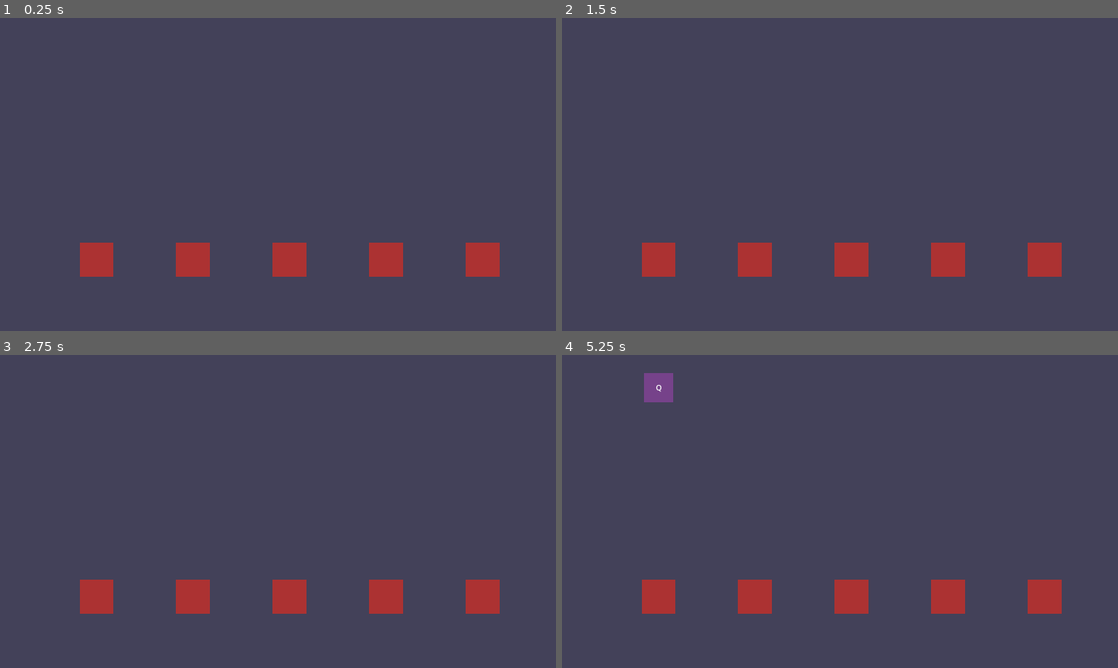
Above: before the commit, frames 1-4 (two rows, left to right).
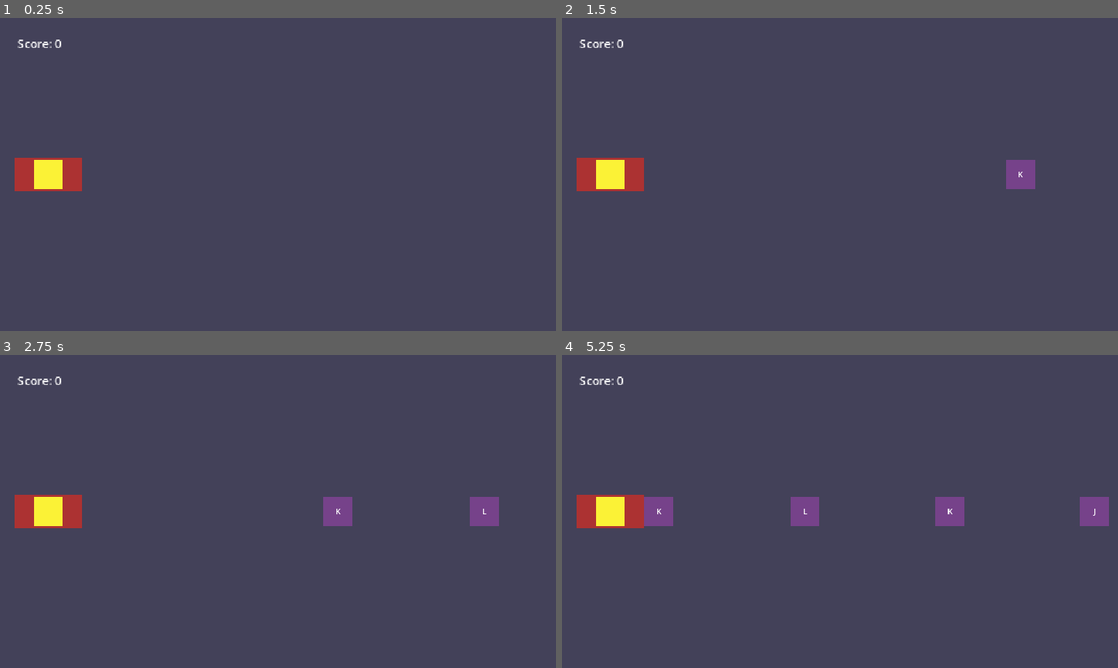
Above: after the commit, the same moments.

Repository: Yuri-amaralsantos/gameRitmo
Game: Godot game, scene res://Scenes/scene_test/scene_test.tscn
Two runs of this game, one before a commit and one after it. Both use one fixed random seed, a clock stepped at 60 frames per second and the inputs below.
Inputs:
- Up to frame 1 (0.25 s): no input
- Up to frame 2 (1.5 s): tap Enter at 0.5 s
- Up to frame 3 (2.75 s): no input
- Up to frame 4 (5.25 s): no input

The runs differ from the first frame. In frame 1, 4.7% of the frame differs, in the area x 2-90%, y 6-83%; in frame 2, 5.2%; in frame 3, 5.7%; in frame 4, 7.2%, in the area x 2-99%, y 5-83%.

Commit message:
nsei

Diff:
--- a/Autoloads/game_manager.gd
+++ b/Autoloads/game_manager.gd
@@ -1,6 +1,3 @@
 extends Node
 
-var note_fall_speed = 120
-
-func note_on_area(area_number: int) -> void:
-	pass
+var note_speed = 200
--- a/Autoloads/score_manager.gd
+++ b/Autoloads/score_manager.gd
@@ -1,11 +1,9 @@
 extends Node
 
+enum NOTE_SCORE {SOON = 2, PERFECT = 5, LATE = 1}
 
-# Called when the node enters the scene tree for the first time.
-func _ready() -> void:
-	pass # Replace with function body.
+var current_score: int = 0
+var score_holder: int = 0
 
-
-# Called every frame. 'delta' is the elapsed time since the previous frame.
-func _process(delta: float) -> void:
-	pass
+func add_score() -> void:
+	current_score += score_holder
--- a/Scenes/note/note.gd
+++ b/Scenes/note/note.gd
@@ -3,4 +3,4 @@
 class_name Note
 
 func _process(delta: float) -> void:
-	position.y += GameManager.note_fall_speed * delta
+	position.x -= GameManager.note_speed * delta
--- a/Scenes/note/note.tscn
+++ b/Scenes/note/note.tscn
@@ -6,7 +6,7 @@
 [sub_resource type="RectangleShape2D" id="RectangleShape2D_ocvah"]
 size = Vector2(60, 60)
 
-[node name="Note" type="Area2D" groups=["note"]]
+[node name="Note" type="Area2D"]
 script = ExtResource("1_xgowx")
 
 [node name="Note" type="Sprite2D" parent="."]
--- a/Scenes/note/note_1.tscn
+++ b/Scenes/note/note_1.tscn
@@ -2,7 +2,7 @@
 
 [ext_resource type="PackedScene" uid="uid://xdv0ws6i2gxw" path="res://Scenes/note/note.tscn" id="1_5arln"]
 
-[node name="Note1" instance=ExtResource("1_5arln")]
+[node name="Note1" groups=["note1"] instance=ExtResource("1_5arln")]
 
-[node name="Label" parent="." index="2"]
-text = "Q"
+[node name="Label" parent="." index="2" groups=["note1"]]
+text = "H"
--- a/Scenes/note/note_2.tscn
+++ b/Scenes/note/note_2.tscn
@@ -2,7 +2,7 @@
 
 [ext_resource type="PackedScene" uid="uid://xdv0ws6i2gxw" path="res://Scenes/note/note.tscn" id="1_rufc6"]
 
-[node name="Note2" instance=ExtResource("1_rufc6")]
+[node name="Note2" groups=["note2"] instance=ExtResource("1_rufc6")]
 
-[node name="Label" parent="." index="2"]
-text = "W"
+[node name="Label" parent="." index="2" groups=["note2"]]
+text = "J"
--- a/Scenes/note/note_3.tscn
+++ b/Scenes/note/note_3.tscn
@@ -2,7 +2,7 @@
 
 [ext_resource type="PackedScene" uid="uid://xdv0ws6i2gxw" path="res://Scenes/note/note.tscn" id="1_kefb3"]
 
-[node name="Note3" instance=ExtResource("1_kefb3")]
+[node name="Note3" groups=["note3"] instance=ExtResource("1_kefb3")]
 
-[node name="Label" parent="." index="2"]
-text = "E"
+[node name="Label" parent="." index="2" groups=["note3"]]
+text = "K"
--- a/Scenes/note/note_4.tscn
+++ b/Scenes/note/note_4.tscn
@@ -2,7 +2,7 @@
 
 [ext_resource type="PackedScene" uid="uid://xdv0ws6i2gxw" path="res://Scenes/note/note.tscn" id="1_b0ixx"]
 
-[node name="Note4" instance=ExtResource("1_b0ixx")]
+[node name="Note4" groups=["note4"] instance=ExtResource("1_b0ixx")]
 
-[node name="Label" parent="." index="2"]
-text = "R"
+[node name="Label" parent="." index="2" groups=["note4"]]
+text = "L"
--- a/Scenes/note/note_5.tscn
+++ /dev/null
@@ -1,8 +0,0 @@
-[gd_scene load_steps=2 format=3 uid="uid://3xlvrh6ahrc3"]
-
-[ext_resource type="PackedScene" uid="uid://xdv0ws6i2gxw" path="res://Scenes/note/note.tscn" id="1_teumf"]
-
-[node name="Note5" instance=ExtResource("1_teumf")]
-
-[node name="Label" parent="." index="2"]
-text = "T"
--- a/Scenes/note_area/note_area.gd
+++ b/Scenes/note_area/note_area.gd
@@ -1,7 +1,12 @@
 extends Area2D
 
-@export var area_number: int
+@onready var collision_soon: Area2D = $CollisionSoon
+@onready var collision_perfect: Area2D = $CollisionPerfect
+@onready var collision_late: Area2D = $CollisionLate
 
+enum AREA_NUMBER {NOTE1 = 1, NOTE2 = 2, NOTE3 = 3, NOTE4 = 4}
+
+var stored_area_number: int = 0
 var is_on_area: bool = false
 var stored_area: Area2D
 
@@ -9,16 +14,42 @@
 	on_key_pressed()
 
 func on_key_pressed() -> void:
-	if is_on_area and Input.is_action_just_pressed("KeyNote%s" % area_number):
+	if is_on_area and Input.is_action_just_pressed("KeyNote%s" % stored_area_number):
 		if stored_area != null:
-			stored_area.queue_free()
+			add_score()
+
+func add_score() -> void:
+	ScoreManager.add_score()
+	stored_area.queue_free()
+
+func checks_what_note_is(area: Area2D) -> void:
+	if area.is_in_group("note1"):
+		stored_area_number = AREA_NUMBER.NOTE1
+		stored_area = area
+	elif area.is_in_group("note2"):
+		stored_area_number = AREA_NUMBER.NOTE2
+		stored_area = area
+	elif area.is_in_group("note3"):
+		stored_area_number = AREA_NUMBER.NOTE3
+		stored_area = area
+	elif area.is_in_group("note4"):
+		stored_area_number = AREA_NUMBER.NOTE4
+		stored_area = area
+
+func _on_collision_soon_area_entered(area: Area2D) -> void:
+	checks_what_note_is(area)
+	ScoreManager.score_holder = ScoreManager.NOTE_SCORE.SOON
+
+func _on_collision_perfect_area_entered(area: Area2D) -> void:
+	ScoreManager.score_holder = ScoreManager.NOTE_SCORE.PERFECT
+
+func _on_collision_late_area_entered(area: Area2D) -> void:
+	ScoreManager.score_holder = ScoreManager.NOTE_SCORE.LATE
+
+func _on_area_exited(area: Area2D) -> void:
+	stored_area_number = 0
+	is_on_area = false
+	stored_area = null
 
 func _on_area_entered(area: Area2D) -> void:
-	if area.is_in_group("note"):
-		is_on_area = true
-		stored_area = area
-
-func _on_area_exited(area: Area2D) -> void:
-	if area.is_in_group("note"):
-		is_on_area = false
-		stored_area = null
+	is_on_area = true
--- a/Scenes/note_area/note_area.tscn
+++ b/Scenes/note_area/note_area.tscn
@@ -1,19 +1,46 @@
-[gd_scene load_steps=4 format=3 uid="uid://b572r5ogjp4eh"]
+[gd_scene load_steps=6 format=3 uid="uid://b572r5ogjp4eh"]
 
 [ext_resource type="Script" path="res://Scenes/note_area/note_area.gd" id="1_r0v7h"]
 [ext_resource type="Texture2D" uid="uid://dryd03p3qd110" path="res://Assets/note_container/note_contaiter_temp.png" id="1_vn4qp"]
+[ext_resource type="Texture2D" uid="uid://cwi6o688ucrpd" path="res://Assets/note_container/note_contaiter_middle_temp.png" id="3_m6d51"]
+
+[sub_resource type="RectangleShape2D" id="RectangleShape2D_mnjld"]
+size = Vector2(140, 70)
 
 [sub_resource type="RectangleShape2D" id="RectangleShape2D_lripu"]
-size = Vector2(70, 50)
+size = Vector2(1, 70)
 
 [node name="NoteArea" type="Area2D"]
 script = ExtResource("1_r0v7h")
 
+[node name="CollisionShape2D" type="CollisionShape2D" parent="."]
+shape = SubResource("RectangleShape2D_mnjld")
+
 [node name="Sprite2D" type="Sprite2D" parent="."]
 texture = ExtResource("1_vn4qp")
 
-[node name="CollisionShape2D" type="CollisionShape2D" parent="."]
+[node name="Middle" type="Sprite2D" parent="Sprite2D"]
+texture = ExtResource("3_m6d51")
+
+[node name="CollisionSoon" type="Area2D" parent="."]
+position = Vector2(70, 0)
+
+[node name="CollisionSoon" type="CollisionShape2D" parent="CollisionSoon"]
+shape = SubResource("RectangleShape2D_lripu")
+
+[node name="CollisionPerfect" type="Area2D" parent="."]
+
+[node name="CollisionPerfect" type="CollisionShape2D" parent="CollisionPerfect"]
+shape = SubResource("RectangleShape2D_lripu")
+
+[node name="CollisionLate" type="Area2D" parent="."]
+position = Vector2(-70, 0)
+
+[node name="CollisionLate" type="CollisionShape2D" parent="CollisionLate"]
 shape = SubResource("RectangleShape2D_lripu")
 
 [connection signal="area_entered" from="." to="." method="_on_area_entered"]
 [connection signal="area_exited" from="." to="." method="_on_area_exited"]
+[connection signal="area_entered" from="CollisionSoon" to="." method="_on_collision_soon_area_entered"]
+[connection signal="area_entered" from="CollisionPerfect" to="." method="_on_collision_perfect_area_entered"]
+[connection signal="area_entered" from="CollisionLate" to="." method="_on_collision_late_area_entered"]
--- a/Scenes/note_area/note_area_1.tscn
+++ /dev/null
@@ -1,6 +0,0 @@
-[gd_scene load_steps=2 format=3 uid="uid://cyl0odtldacyn"]
-
-[ext_resource type="PackedScene" uid="uid://b572r5ogjp4eh" path="res://Scenes/note_area/note_area.tscn" id="1_2x0qx"]
-
-[node name="NoteArea1" instance=ExtResource("1_2x0qx")]
-area_number = 1
--- a/Scenes/note_area/note_area_2.tscn
+++ /dev/null
@@ -1,6 +0,0 @@
-[gd_scene load_steps=2 format=3 uid="uid://thyr50aoakkw"]
-
-[ext_resource type="PackedScene" uid="uid://b572r5ogjp4eh" path="res://Scenes/note_area/note_area.tscn" id="1_3tt41"]
-
-[node name="NoteArea2" instance=ExtResource("1_3tt41")]
-area_number = 2
--- a/Scenes/note_area/note_area_3.tscn
+++ /dev/null
@@ -1,6 +0,0 @@
-[gd_scene load_steps=2 format=3 uid="uid://cwv8ovfgxrrla"]
-
-[ext_resource type="PackedScene" uid="uid://b572r5ogjp4eh" path="res://Scenes/note_area/note_area.tscn" id="1_b252p"]
-
-[node name="NoteArea3" instance=ExtResource("1_b252p")]
-area_number = 3
--- a/Scenes/note_area/note_area_4.tscn
+++ /dev/null
@@ -1,6 +0,0 @@
-[gd_scene load_steps=2 format=3 uid="uid://duuiglsbmiskm"]
-
-[ext_resource type="PackedScene" uid="uid://b572r5ogjp4eh" path="res://Scenes/note_area/note_area.tscn" id="1_evocb"]
-
-[node name="NoteArea4" instance=ExtResource("1_evocb")]
-area_number = 4
--- a/Scenes/note_area/note_area_5.tscn
+++ /dev/null
@@ -1,6 +0,0 @@
-[gd_scene load_steps=2 format=3 uid="uid://chkwuc7iw28gx"]
-
-[ext_resource type="PackedScene" uid="uid://b572r5ogjp4eh" path="res://Scenes/note_area/note_area.tscn" id="1_f4d4i"]
-
-[node name="NoteArea5" instance=ExtResource("1_f4d4i")]
-area_number = 5
--- a/Scenes/scene_test/scene_test.gd
+++ b/Scenes/scene_test/scene_test.gd
@@ -4,47 +4,24 @@
 const NOTE_2: PackedScene = preload("res://Scenes/note/note_2.tscn")
 const NOTE_3: PackedScene = preload("res://Scenes/note/note_3.tscn")
 const NOTE_4: PackedScene = preload("res://Scenes/note/note_4.tscn")
-const NOTE_5: PackedScene = preload("res://Scenes/note/note_5.tscn")
-
-@onready var marker_note_area_1: Marker2D = $NoteSpawnerContainer/MarkerNoteArea1
-@onready var marker_note_area_2: Marker2D = $NoteSpawnerContainer/MarkerNoteArea2
-@onready var marker_note_area_3: Marker2D = $NoteSpawnerContainer/MarkerNoteArea3
-@onready var marker_note_area_4: Marker2D = $NoteSpawnerContainer/MarkerNoteArea4
-@onready var marker_note_area_5: Marker2D = $NoteSpawnerContainer/MarkerNoteArea5
-
-@onready var timer_note_1: Timer = $TimerContainer/TimerNote1
-@onready var timer_note_2: Timer = $TimerContainer/TimerNote2
-@onready var timer_note_3: Timer = $TimerContainer/TimerNote3
-@onready var timer_note_4: Timer = $TimerContainer/TimerNote4
-@onready var timer_note_5: Timer = $TimerContainer/TimerNote5
+@onready var notes = [NOTE_1, NOTE_2, NOTE_3, NOTE_4]
 
 @onready var note_container: Node2D = $NoteContainer
+@onready var marker_note_area: Marker2D = $MarkerNoteArea
+@onready var timer_note: Timer = $TimerNote
 
 
 func _ready() -> void:
-	pass # Replace with function body.
+	instantiate_new_note(notes.pick_random())
 
 func _process(delta: float) -> void:
 	pass
 
 
-func instantiate_new_note(pos: Vector2, note: PackedScene) -> void:
+func instantiate_new_note(note: PackedScene) -> void:
 	var new_note: Note = note.instantiate()
-	new_note.position = pos
+	new_note.position = marker_note_area.position
 	note_container.add_child(new_note)
 
-
-func _on_timer_note_1_timeout() -> void:
-	instantiate_new_note(marker_note_area_1.position, NOTE_1)
-
-func _on_timer_note_2_timeout() -> void:
-	instantiate_new_note(marker_note_area_2.position, NOTE_2)
-
-func _on_timer_note_3_timeout() -> void:
-	instantiate_new_note(marker_note_area_3.position, NOTE_3)
-
-func _on_timer_note_4_timeout() -> void:
-	instantiate_new_note(marker_note_area_4.position, NOTE_4)
-
-func _on_timer_note_5_timeout() -> void:
-	instantiate_new_note(marker_note_area_5.position, NOTE_5)
+func _on_timer_note_timeout() -> void:
+	instantiate_new_note(notes.pick_random())
--- a/Scenes/scene_test/scene_test.tscn
+++ b/Scenes/scene_test/scene_test.tscn
@@ -1,12 +1,9 @@
-[gd_scene load_steps=8 format=3 uid="uid://b2nnqlso52w8i"]
+[gd_scene load_steps=5 format=3 uid="uid://b2nnqlso52w8i"]
 
 [ext_resource type="Texture2D" uid="uid://dlh8e7ojcbm1m" path="res://Assets/Background/sprite.jpg" id="1_6824p"]
 [ext_resource type="Script" path="res://Scenes/scene_test/scene_test.gd" id="1_hu4i4"]
-[ext_resource type="PackedScene" uid="uid://cyl0odtldacyn" path="res://Scenes/note_area/note_area_1.tscn" id="3_y0nss"]
-[ext_resource type="PackedScene" uid="uid://thyr50aoakkw" path="res://Scenes/note_area/note_area_2.tscn" id="4_0ycp4"]
-[ext_resource type="PackedScene" uid="uid://cwv8ovfgxrrla" path="res://Scenes/note_area/note_area_3.tscn" id="5_vdb0a"]
-[ext_resource type="PackedScene" uid="uid://duuiglsbmiskm" path="res://Scenes/note_area/note_area_4.tscn" id="6_ikuik"]
-[ext_resource type="PackedScene" uid="uid://chkwuc7iw28gx" path="res://Scenes/note_area/note_area_5.tscn" id="7_62hwe"]
+[ext_resource type="PackedScene" uid="uid://b572r5ogjp4eh" path="res://Scenes/note_area/note_area.tscn" id="3_m5afr"]
+[ext_resource type="PackedScene" uid="uid://bx4d6qgheb0w3" path="res://Scenes/score/score.tscn" id="4_eh1wr"]
 
 [node name="SceneTest" type="Node2D"]
 script = ExtResource("1_hu4i4")
@@ -16,66 +13,18 @@
 texture = ExtResource("1_6824p")
 centered = false
 
-[node name="NoteAreaContainer" type="Node2D" parent="."]
+[node name="NoteArea" parent="." instance=ExtResource("3_m5afr")]
+position = Vector2(100, 324)
 
-[node name="NoteArea1" parent="NoteAreaContainer" instance=ExtResource("3_y0nss")]
-position = Vector2(200, 500)
+[node name="MarkerNoteArea" type="Marker2D" parent="."]
+position = Vector2(1250, 324)
 
-[node name="NoteArea2" parent="NoteAreaContainer" instance=ExtResource("4_0ycp4")]
-position = Vector2(400, 500)
-
-[node name="NoteArea3" parent="NoteAreaContainer" instance=ExtResource("5_vdb0a")]
-position = Vector2(600, 500)
-
-[node name="NoteArea4" parent="NoteAreaContainer" instance=ExtResource("6_ikuik")]
-position = Vector2(800, 500)
-
-[node name="NoteArea5" parent="NoteAreaContainer" instance=ExtResource("7_62hwe")]
-position = Vector2(1000, 500)
-
-[node name="NoteSpawnerContainer" type="Node2D" parent="."]
-
-[node name="MarkerNoteArea1" type="Marker2D" parent="NoteSpawnerContainer"]
-position = Vector2(200, -80)
-
-[node name="MarkerNoteArea2" type="Marker2D" parent="NoteSpawnerContainer"]
-position = Vector2(400, -80)
-
-[node name="MarkerNoteArea3" type="Marker2D" parent="NoteSpawnerContainer"]
-position = Vector2(600, -80)
-
-[node name="MarkerNoteArea4" type="Marker2D" parent="NoteSpawnerContainer"]
-position = Vector2(800, -80)
-
-[node name="MarkerNoteArea5" type="Marker2D" parent="NoteSpawnerContainer"]
-position = Vector2(1000, -80)
+[node name="TimerNote" type="Timer" parent="."]
+wait_time = 1.5
+autostart = true
 
 [node name="NoteContainer" type="Node2D" parent="."]
 
-[node name="TimerContainer" type="Node2D" parent="."]
+[node name="Score" parent="." instance=ExtResource("4_eh1wr")]
 
-[node name="TimerNote1" type="Timer" parent="TimerContainer"]
-wait_time = 4.0
-autostart = true
-
-[node name="TimerNote2" type="Timer" parent="TimerContainer"]
-wait_time = 6.0
-autostart = true
-
-[node name="TimerNote3" type="Timer" parent="TimerContainer"]
-wait_time = 7.0
-autostart = true
-
-[node name="TimerNote4" type="Timer" parent="TimerContainer"]
-wait_time = 8.0
-autostart = true
-
-[node name="TimerNote5" type="Timer" parent="TimerContainer"]
-wait_time = 9.0
-autostart = true
-
-[connection signal="timeout" from="TimerContainer/TimerNote1" to="." method="_on_timer_note_1_timeout"]
-[connection signal="timeout" from="TimerContainer/TimerNote2" to="." method="_on_timer_note_2_timeout"]
-[connection signal="timeout" from="TimerContainer/TimerNote3" to="." method="_on_timer_note_3_timeout"]
-[connection signal="timeout" from="TimerContainer/TimerNote4" to="." method="_on_timer_note_4_timeout"]
-[connection signal="timeout" from="TimerContainer/TimerNote5" to="." method="_on_timer_note_5_timeout"]
+[connection signal="timeout" from="TimerNote" to="." method="_on_timer_note_timeout"]
--- /dev/null
+++ b/Scenes/score/score.gd
@@ -0,0 +1,6 @@
+extends Control
+
+@onready var label: Label = $MarginContainer/Label
+
+func _process(delta: float) -> void:
+	label.text = "Score: %s" % ScoreManager.current_score
--- /dev/null
+++ b/Scenes/score/score.tscn
@@ -0,0 +1,30 @@
+[gd_scene load_steps=2 format=3 uid="uid://bx4d6qgheb0w3"]
+
+[ext_resource type="Script" path="res://Scenes/score/score.gd" id="1_dpg2g"]
+
+[node name="Score" type="Control"]
+layout_mode = 3
+anchors_preset = 15
+anchor_right = 1.0
+anchor_bottom = 1.0
+grow_horizontal = 2
+grow_vertical = 2
+script = ExtResource("1_dpg2g")
+
+[node name="MarginContainer" type="MarginContainer" parent="."]
+layout_mode = 1
+offset_right = 109.0
+offset_bottom = 71.0
+scale = Vector2(1.5, 1.5)
+theme_override_constants/margin_left = 24
+theme_override_constants/margin_top = 24
+theme_override_constants/margin_right = 24
+theme_override_constants/margin_bottom = 24
+
+[node name="Label" type="Label" parent="MarginContainer"]
+layout_mode = 2
+size_flags_horizontal = 0
+size_flags_vertical = 0
+text = "Score: [PlaceHolder]"
+horizontal_alignment = 1
+vertical_alignment = 1
--- a/project.godot
+++ b/project.godot
@@ -34,7 +34,10 @@
 [global_group]
 
 hit_zone=""
-note=""
+note1=""
+note2=""
+note3=""
+note4=""
 
 [importer_defaults]
 
@@ -60,29 +63,28 @@
 
 [input]
 
+KeyNote0={
+"deadzone": 0.5,
+"events": []
+}
 KeyNote1={
 "deadzone": 0.5,
-"events": [Object(InputEventKey,"resource_local_to_scene":fa …(140 unchanged characters)… d":false,"keycode":0,"physical_keycode":81,"key_label":0,"unicode":113,"location":0,"echo":false,"script":null)
+"events": [Object(InputEventKey,"resource_local_to_scene":fa …(140 unchanged characters)… d":false,"keycode":0,"physical_keycode":72,"key_label":0,"unicode":104,"location":0,"echo":false,"script":null)
 ]
 }
 KeyNote2={
 "deadzone": 0.5,
-"events": [Object(InputEventKey,"resource_local_to_scene":fa …(140 unchanged characters)… d":false,"keycode":0,"physical_keycode":87,"key_label":0,"unicode":119,"location":0,"echo":false,"script":null)
+"events": [Object(InputEventKey,"resource_local_to_scene":fa …(140 unchanged characters)… d":false,"keycode":0,"physical_keycode":74,"key_label":0,"unicode":106,"location":0,"echo":false,"script":null)
 ]
 }
 KeyNote3={
 "deadzone": 0.5,
-"events": [Object(InputEventKey,"resource_local_to_scene":fa …(140 unchanged characters)… d":false,"keycode":0,"physical_keycode":69,"key_label":0,"unicode":101,"location":0,"echo":false,"script":null)
+"events": [Object(InputEventKey,"resource_local_to_scene":fa …(140 unchanged characters)… d":false,"keycode":0,"physical_keycode":75,"key_label":0,"unicode":107,"location":0,"echo":false,"script":null)
 ]
 }
 KeyNote4={
 "deadzone": 0.5,
-"events": [Object(InputEventKey,"resource_local_to_scene":fa …(140 unchanged characters)… d":false,"keycode":0,"physical_keycode":82,"key_label":0,"unicode":114,"location":0,"echo":false,"script":null)
-]
-}
-KeyNote5={
-"deadzone": 0.5,
-"events": [Object(InputEventKey,"resource_local_to_scene":false,"resource_name":"","device":-1,"window_id":0,"alt_pressed":false,"shift_pressed":false,"ctrl_pressed":false,"meta_pressed":false,"pressed":false,"keycode":0,"physical_keycode":84,"key_label":0,"unicode":116,"location":0,"echo":false,"script":null)
+"events": [Object(InputEventKey,"resource_local_to_scene":fa …(140 unchanged characters)… d":false,"keycode":0,"physical_keycode":76,"key_label":0,"unicode":108,"location":0,"echo":false,"script":null)
 ]
 }
 
Binary file added: Assets/note_container/note_contaiter_middle_temp.png
Not shown, added: Assets/note_container/note_contaiter_middle_temp.png.import
Binary file changed: Assets/note_container/note_contaiter_temp.png
